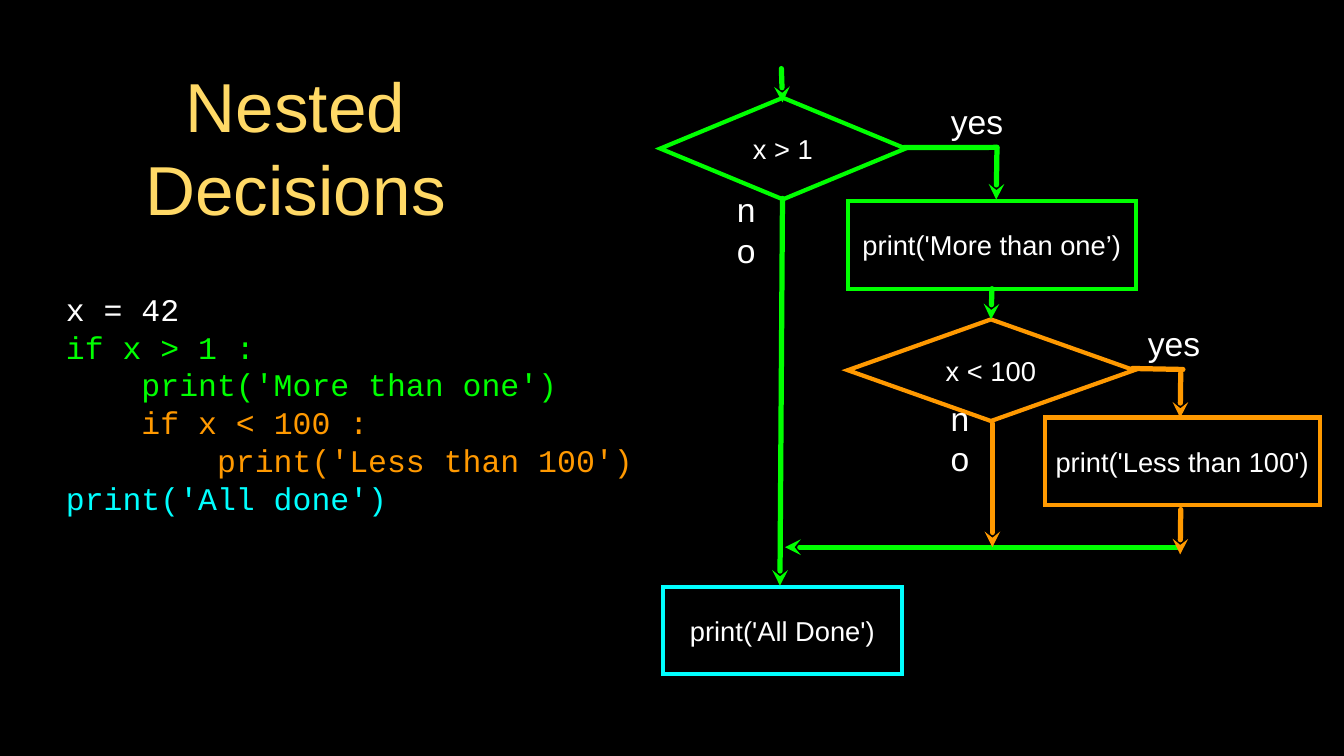
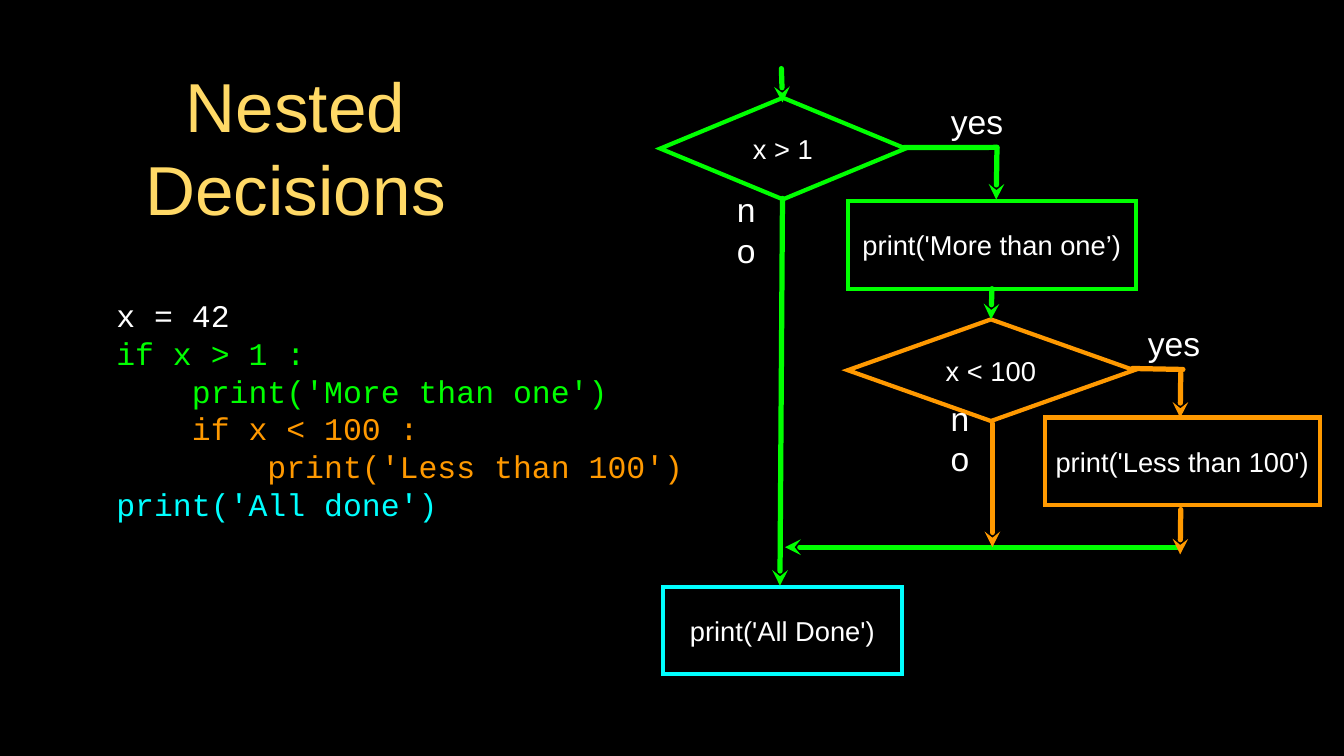
Before and after one commit to jeremypedersen/pythonlearn, a slide deck: slide 41 of slides/Pythonlearn-02-ExpressionsAndConditionals.pptx (slide 40 before the commit). Drawn at 1344x756 pixels with LibreOffice and Linux fonts; fonts in the diff are those of the drawing. Boxes give left, top, right and bottom in pixels: in the first picture for what was removed or moved away, otherwise in the second. Text is boxed around its words. In the diff, an @@ line names an element or a change of style, - is before the commit and + after.

```diff
--- a/slides/Pythonlearn-02-ExpressionsAndConditionals.pptx
+++ b/slides/Pythonlearn-02-ExpressionsAndConditionals.pptx
@@ text "x = 42": place and size @@
-text "x = 42" at [66,300,632,517]
+text "x = 42" at [116,306,683,523]
```
Also in this commit, not shown: 6 other slides changed, 5 slides added, 12 slides removed, 2 other files.
